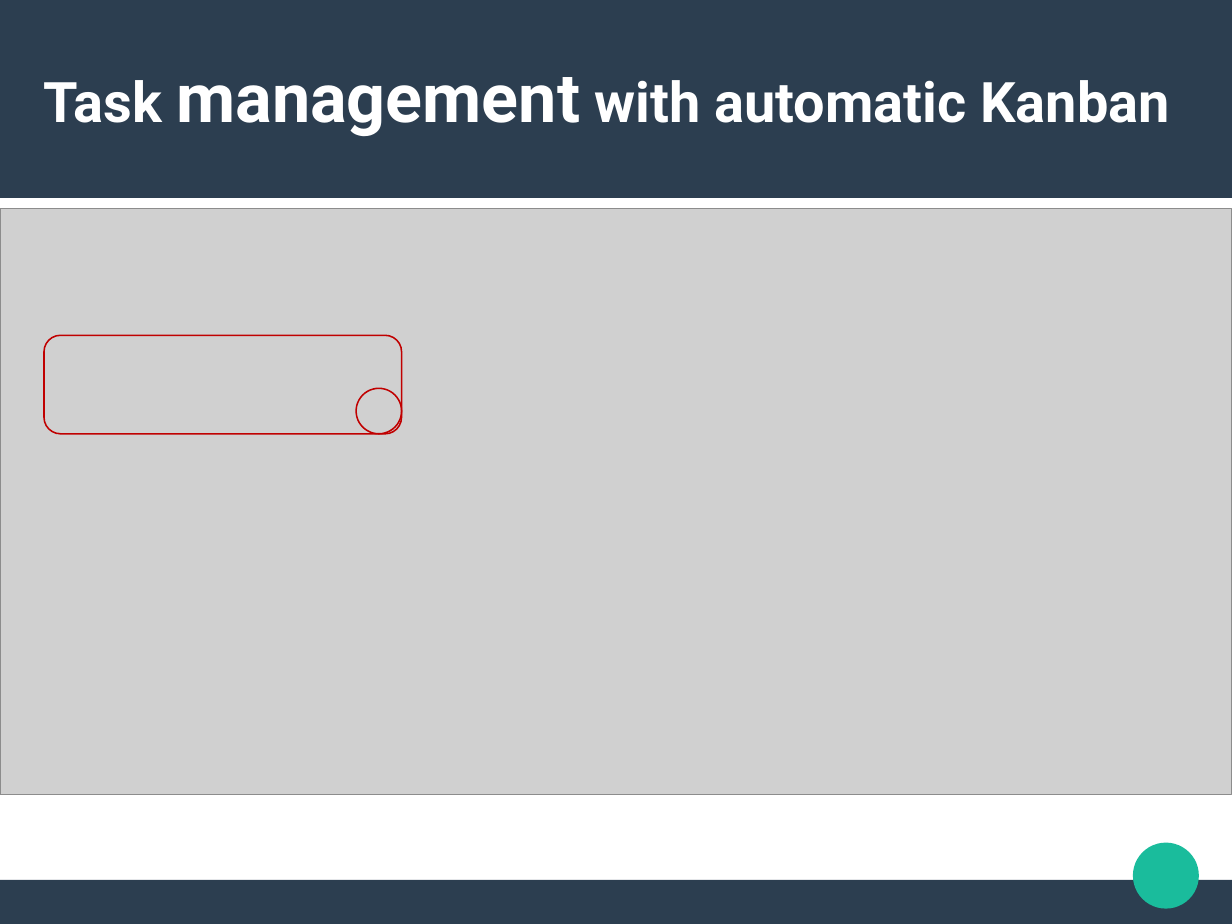
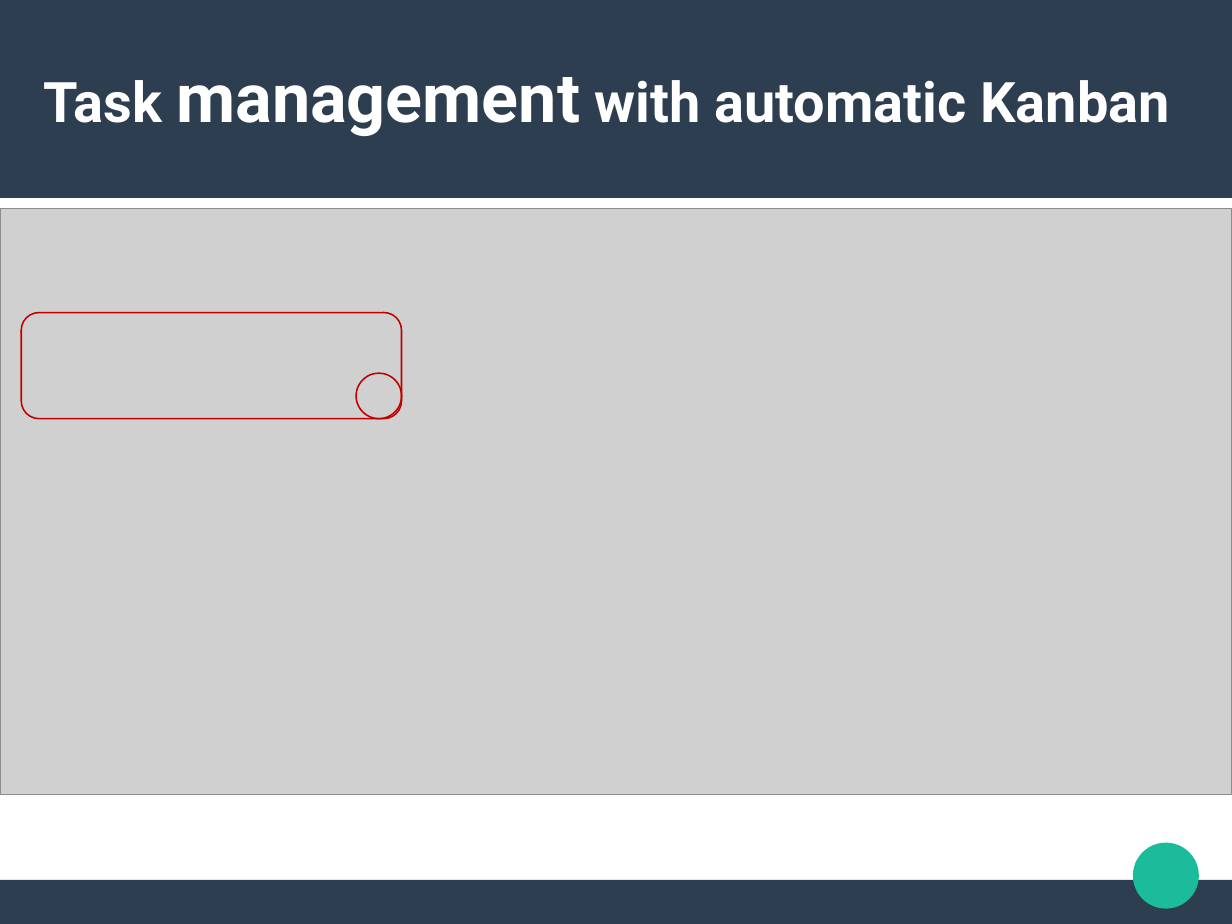
Before and after one commit to Eliiona/Java_BC, a slide deck: slide 4 of Prezentacijaa.odp. Drawn at 1232x924 pixels with LibreOffice and Linux fonts; fonts in the diff are those of the drawing; grey boxes stand for pictures. Boxes give left, top, right and bottom in pixels: in the first picture for what was removed or moved away, otherwise in the second. Text is boxed around its words. In the diff, an @@ line names an element or a change of style, - is before the commit and + after.

Commit message:
presentation update

```diff
--- a/Prezentacijaa.odp
+++ b/Prezentacijaa.odp
@@ freeform shape: place and size @@
-freeform shape at bbox=[44, 335, 401, 434]
+freeform shape at bbox=[21, 313, 401, 419]
@@ freeform shape: place and size @@
-freeform shape at bbox=[357, 388, 402, 434]
+freeform shape at bbox=[357, 373, 402, 419]
```
